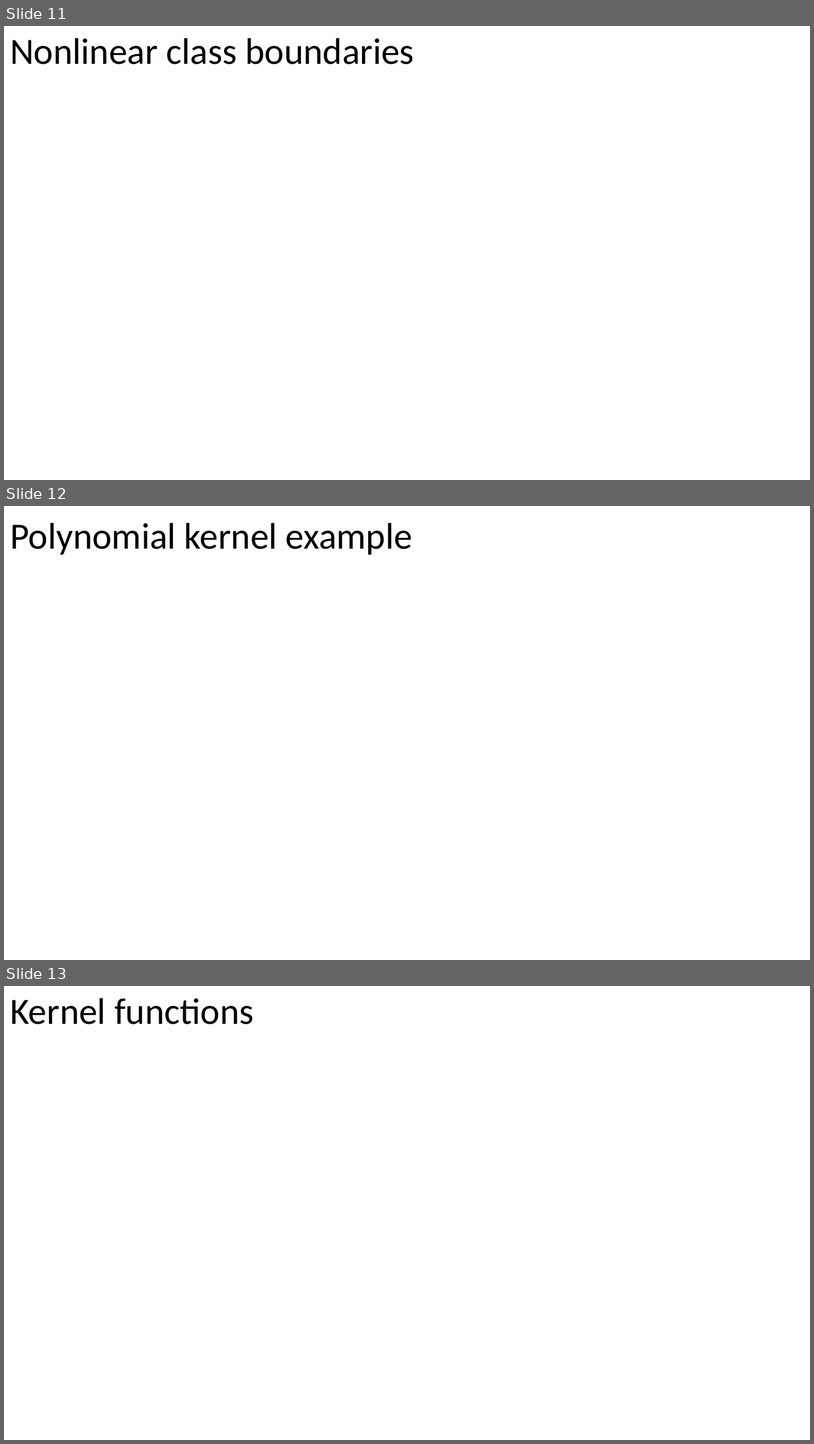
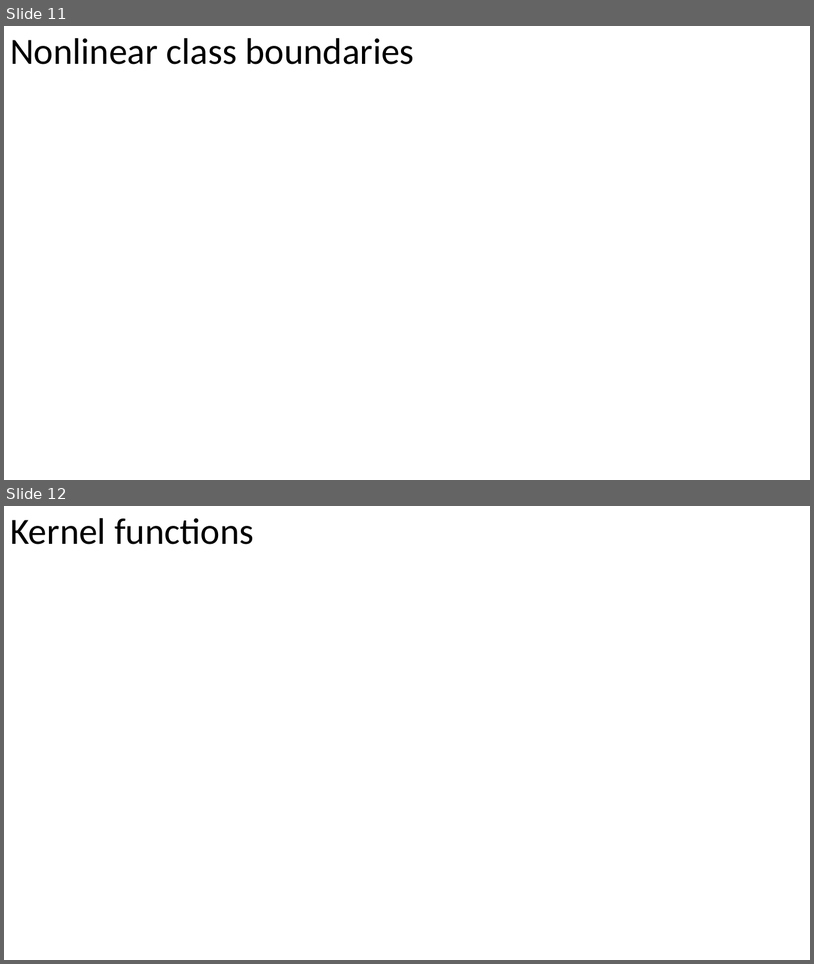
Before and after one commit to russellu/cs405, a slide deck: Lecture_18.pptx. Shown one above the other, each under a label of ours: slides 11, 12 and 13 before the commit, slides 11 and 12 after it. The pictures are 814x1444 and 814x964 pixels, drawn with LibreOffice and Linux fonts; fonts in the diff are those of the drawing; background and template pictures are left out. Boxes give left, top, right and bottom in pixels: in the first picture for what was removed or moved away, otherwise in the second. Text is boxed around its words. In the diff, an @@ line names an element or a change of style, - is before the commit and + after.

```diff
--- a/Lecture_18.pptx
+++ b/Lecture_18.pptx
@@ slide 12 removed at (4, 506, 810, 960), background #FFFFFF @@
@@ title removed at (10, 523, 413, 555) @@
-Polynomial kernel example
@@ what was slide 13 is now slide 12 @@
```
Also in this commit, not shown: 3 slides changed, 2 other files.
